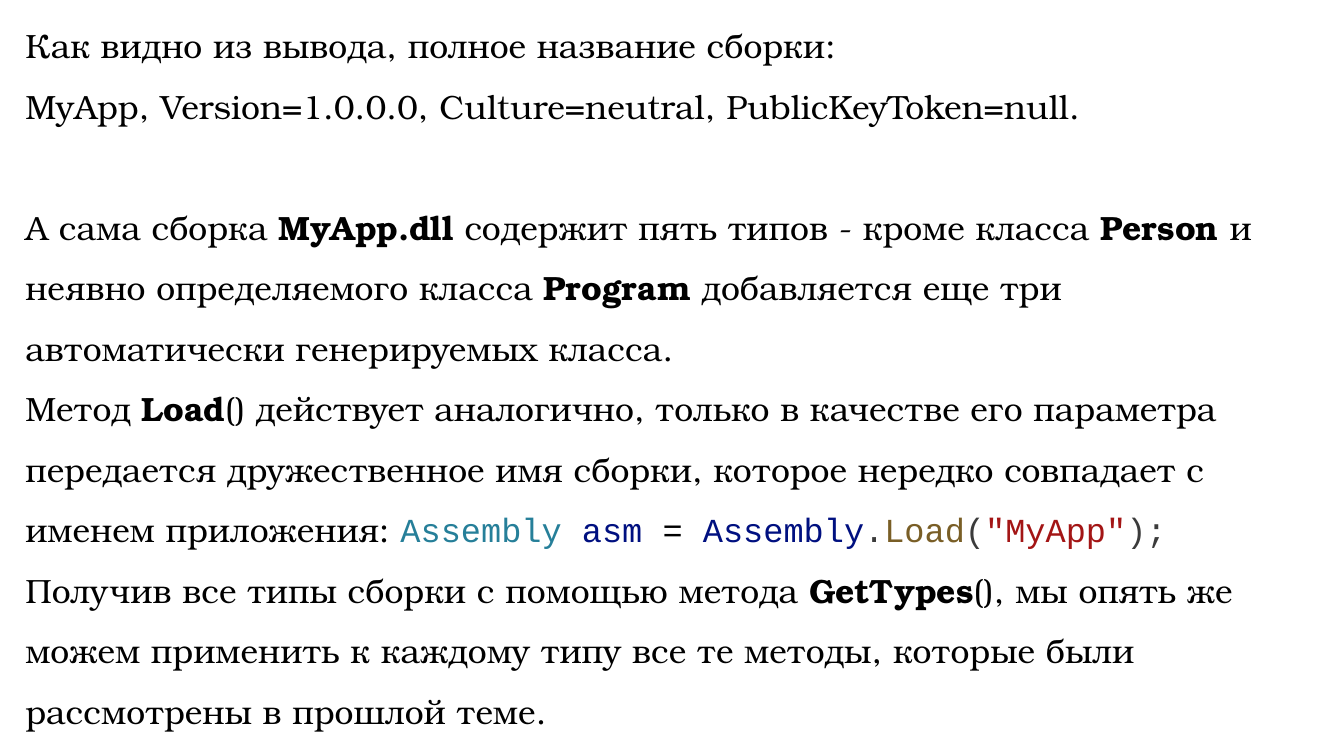
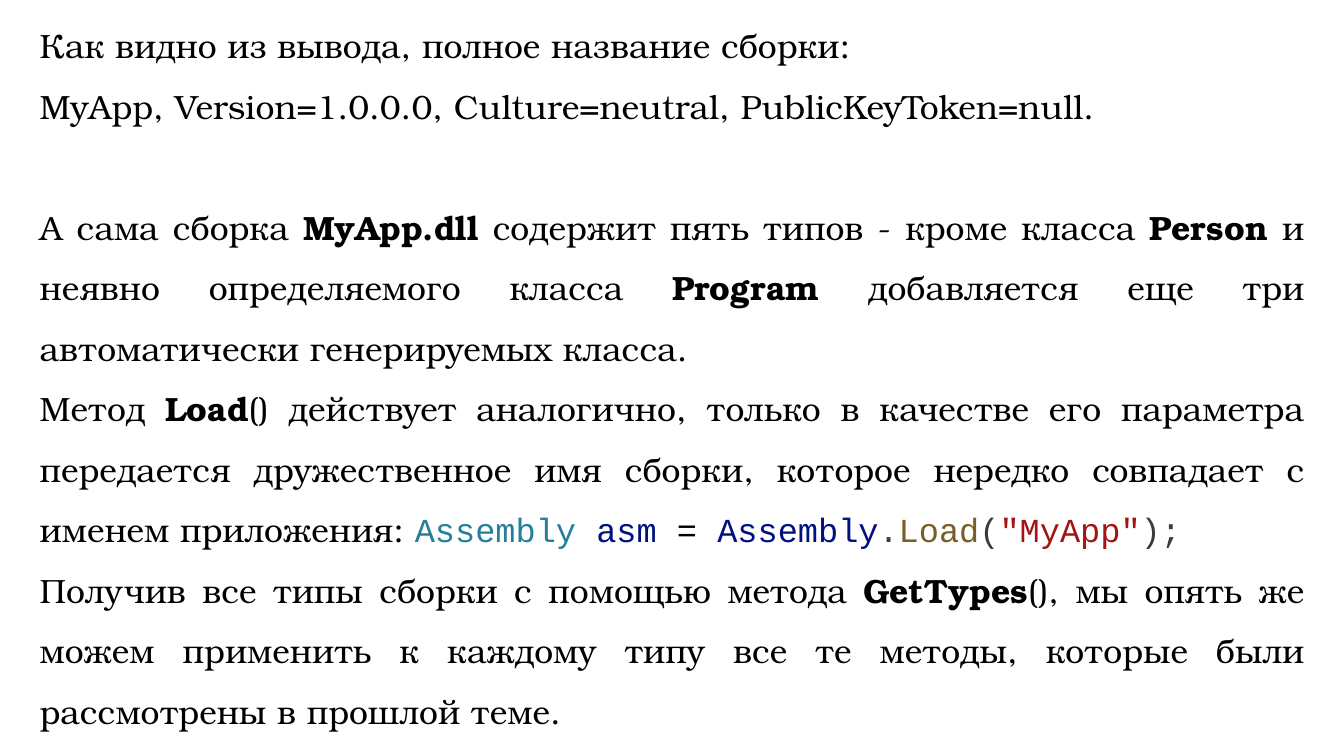
Before and after one commit to DaniilKlyukin/OOP-4, a slide deck: slide 20 of Лекции/ООП 1 лек 1.pptx. Drawn at 1344x756 pixels with LibreOffice and Linux fonts; fonts in the diff are those of the drawing. Boxes give left, top, right and bottom in pixels: in the first picture for what was removed or moved away, otherwise in the second. Text is boxed around its words. In the diff, an @@ line names an element or a change of style, - is before the commit and + after.

```diff
--- a/Лекции/ООП 1 лек 1.pptx
+++ b/Лекции/ООП 1 лек 1.pptx
@@ text "Как видно из вывода, полное ...": place and size @@
-text "Как видно из вывода, полное ..." at box(25, 33, 1252, 732)
+text "Как видно из вывода, полное ..." at box(40, 33, 1305, 732)
@@ text "Как видно из вывода, полное ..." at box(40, 33, 1305, 732): alignment left to justified @@
```
Also in this commit, not shown: 25 other slides changed, 1 other file.
